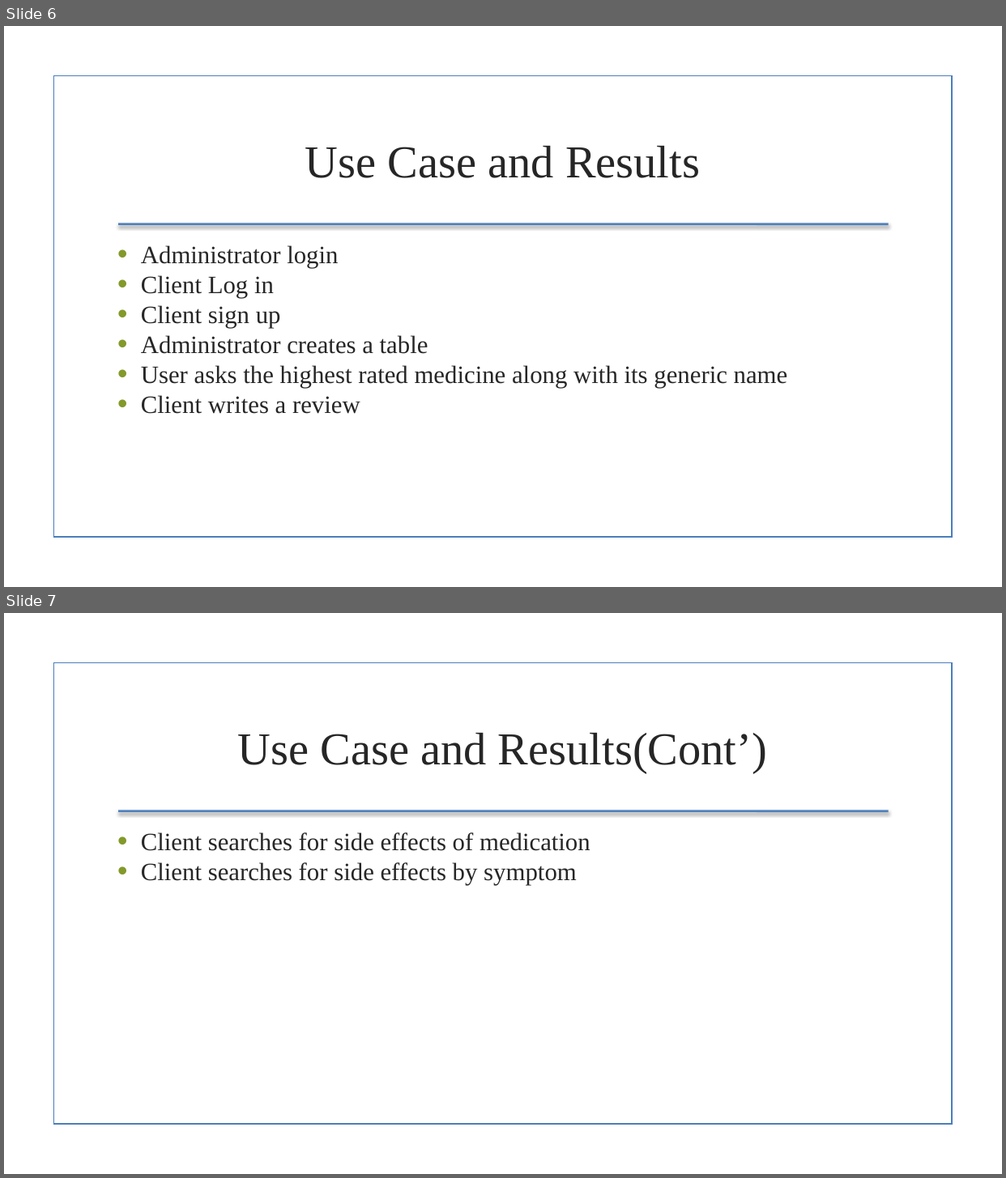
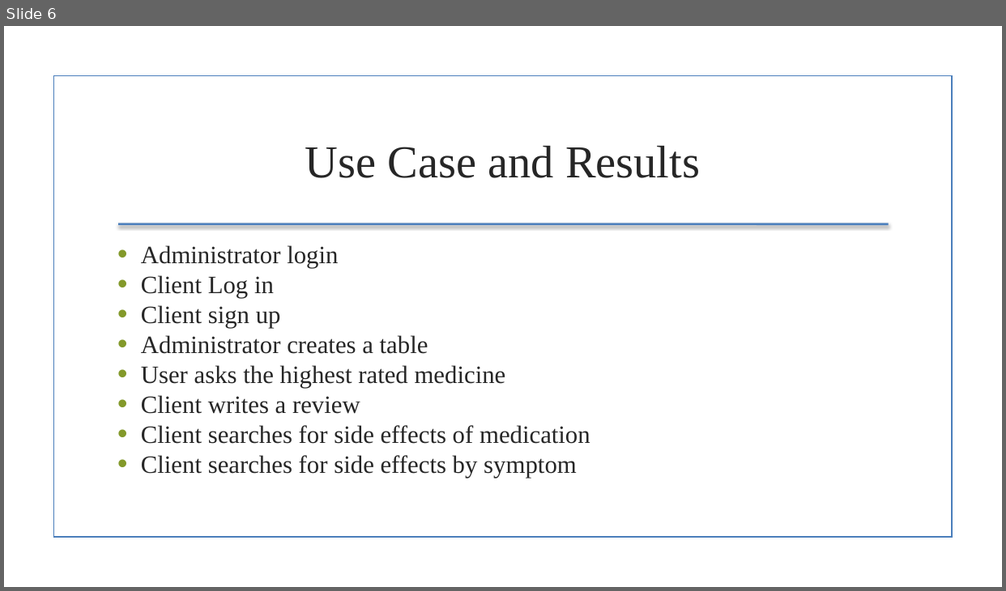
Before and after one commit to jensenj5/DB, a slide deck: Medication recommendation.pptx. Shown one above the other, each under a label of ours: slides 6 and 7 before the commit, slide 6 after it. The pictures are 1006x1178 and 1006x591 pixels, drawn with LibreOffice and Linux fonts; fonts in the diff are those of the drawing; background and template pictures are left out. Boxes give left, top, right and bottom in pixels: in the first picture for what was removed or moved away, otherwise in the second. Text is boxed around its words. In the diff, an @@ line names an element or a change of style, - is before the commit and + after.

```diff
--- a/Medication recommendation.pptx
+++ b/Medication recommendation.pptx
@@ slide 7 removed at (x1=4, y1=613, x2=1002, y2=1174), background picture (left out); not listed: 2 template elements that a slide beside it also shows @@
@@ text removed at (x1=238, y1=733, x2=767, y2=773) @@
-Use Case and Results(Cont’)
@@ text removed at (x1=141, y1=833, x2=590, y2=885) @@
-• Client searches for side effects of medication
-• Client searches for side effects by symptom
@@ slide 6 changed as well @@
@@ rectangle at (x1=53, y1=76, x2=952, y2=538): outline #4B7EBC 1.25 pt to #4A7EBB 1.25 pt @@
@@ text at (x1=141, y1=365, x2=506, y2=388): text changed @@
-• User asks the highest rated medicine along with its generic name
+• User asks the highest rated medicine
@@ text at (x1=141, y1=425, x2=590, y2=478): paragraphs added @@
+• Client searches for side effects of medication
+• Client searches for side effects by symptom
```
Also in this commit, not shown: 5 other slides changed.
